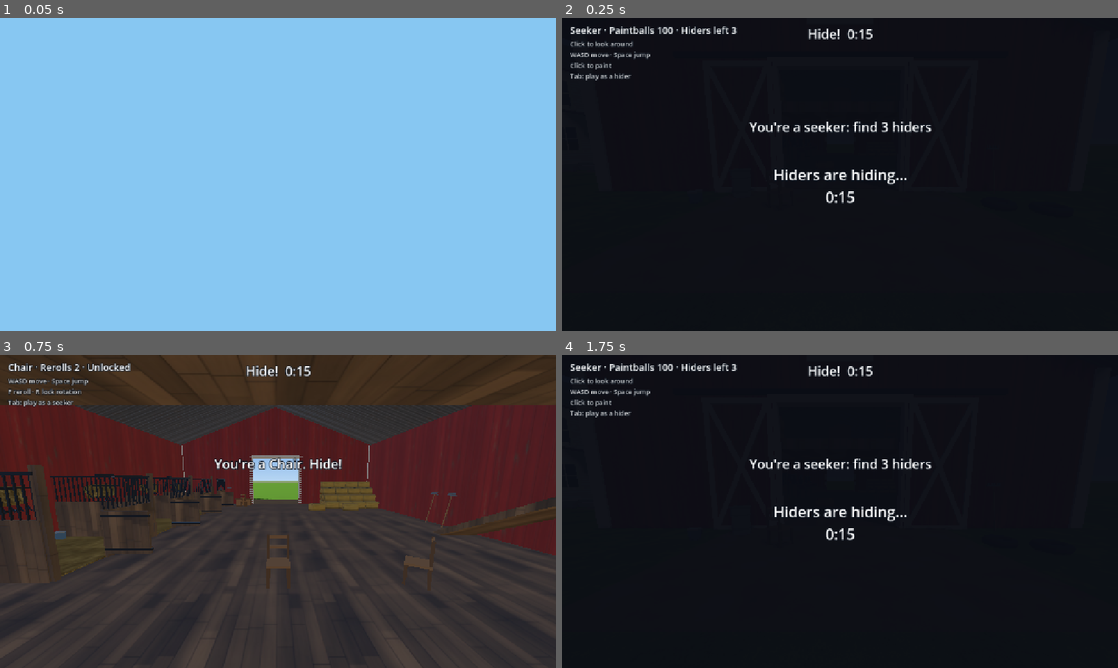
Above: before the commit, frames 1-4 (two rows, left to right).
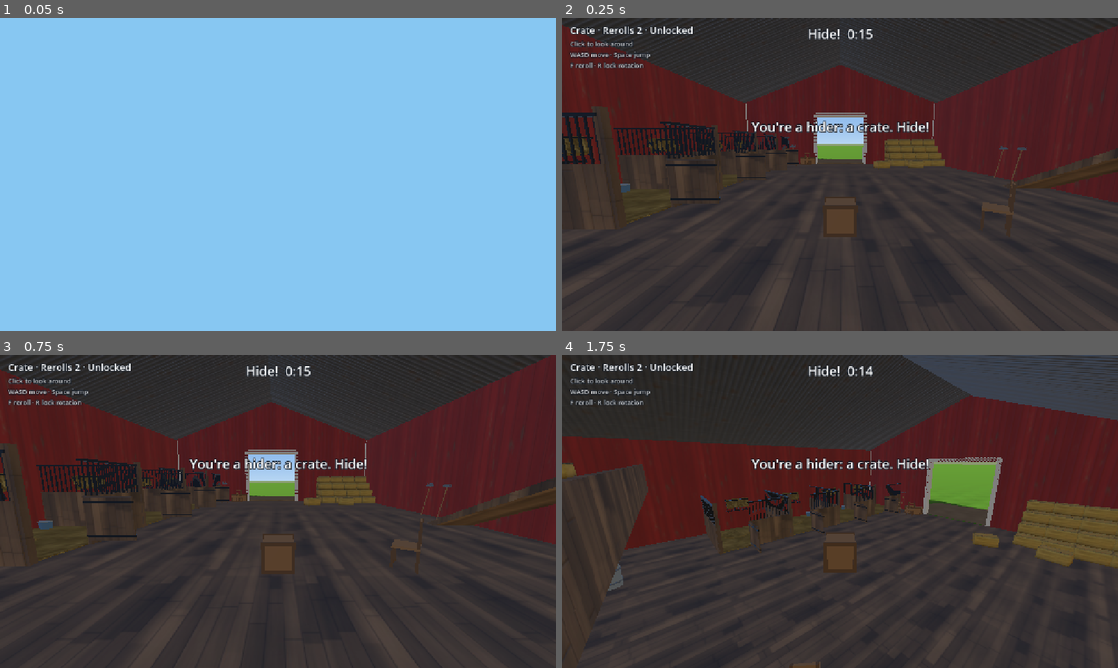
Above: after the commit, the same moments.

Repository: lukechn99/games
Game: Godot game, scene res://scenes/main.tscn
Same seed, same stepped clock (60 frames per second), same inputs: the game is played once before the commit and once after it.
Inputs (mouse positions are in pixels of both pictures, inside the frame that each line leads up to):
- Up to frame 1 (0.05 s): no input
- Up to frame 2 (0.25 s): no input
- Up to frame 3 (0.75 s): tap Enter at 0.5 s; move the mouse to (400, 495) at 0.52 s; hold D from 0.53 s (still down); tap Tab at 0.6 s; click (400, 495) at 0.67 s
- Up to frame 4 (1.75 s): tap Space at 0.77, 1.52 s; tap Enter at 1.25 s; move the mouse to (812, 511) at 1.27 s; release D at 1.28 s; hold W from 1.28 s (still down); tap Tab at 1.35 s

Frame 1 is identical in both runs. In frame 2, 96% of the frame differs, in the area x 0-100%, y 0-100%; in frame 3, 15%; in frame 4, 96%.

Commit message:
Hide and Seek: roles dealt at random, no switching
Seekers = (players + 1) / 3, at least 1, bots counted. Practice deals one
seeker among you and three bots each round; the Switch button and Tab are
gone (test links can still pick a side).

Co-Authored-By: Claude Opus 5.5 <noreply@anthropic.com>
Claude-Session: https://claude.ai/code/session_01KfLUHMrreBSAcTCA7XxcJz

Diff:
--- a/hideseek/scripts/controls.gd
+++ b/hideseek/scripts/controls.gd
@@ -49,7 +49,6 @@
 		_buttons["reroll"] = {"at": br, "r": 50 * u, "label": "Reroll"}
 		_buttons["lock"] = {"at": br + Vector2(-20, -140) * u, "r": 42 * u, "label": "Lock"}
 	_buttons["jump"] = {"at": br + Vector2(-150, 30) * u, "r": 46 * u, "label": "Jump"}
-	_buttons["switch_role"] = {"at": Vector2(s.x - 70 * u, 130 * u), "r": 34 * u, "label": "Switch"}
 	_stick_home = Vector2(150 * u, s.y - 150 * u)
 	queue_redraw()
 
@@ -91,7 +90,6 @@
 			KEY_SPACE: input.jump = true
 			KEY_F: input.reroll = true
 			KEY_R: input.lock = true
-			KEY_TAB: input.switch_role = true
 			KEY_ESCAPE: Input.mouse_mode = Input.MOUSE_MODE_VISIBLE
 	elif event is InputEventJoypadButton and event.pressed:
 		match event.button_index:
@@ -99,7 +97,6 @@
 			JOY_BUTTON_X: input.reroll = true
 			JOY_BUTTON_Y: input.lock = true
 			JOY_BUTTON_RIGHT_SHOULDER: input.fire = true
-			JOY_BUTTON_BACK: input.switch_role = true
 
 
 func _touch(e: InputEventScreenTouch) -> void:
--- a/hideseek/scripts/hud.gd
+++ b/hideseek/scripts/hud.gd
@@ -139,9 +139,9 @@
 	_marker_left -= delta
 	var touch := controls.touching
 	if me.role == "seeker":
-		_help.text = "" if touch else "Click to look around\nWASD move · Space jump\nClick to paint\nTab: play as a hider"
+		_help.text = "" if touch else "Click to look around\nWASD move · Space jump\nClick to paint"
 	else:
-		_help.text = "" if touch else "WASD move · Space jump\nF reroll · R lock rotation\nTab: play as a seeker"
+		_help.text = "" if touch else "Click to look around\nWASD move · Space jump\nF reroll · R lock rotation"
 
 
 ## The hider's warning (design 6): edges flash for WARNING seconds before
--- a/hideseek/scripts/main.gd
+++ b/hideseek/scripts/main.gd
@@ -1,7 +1,7 @@
 extends Node3D
-## H0 sandbox (design doc 16): the test barn, you as a seeker or a hider,
-## and three sandbox hiders sitting in hand-placed spots. Runs one round
-## after another; Tab (or Switch) changes sides.
+## Solo practice (design doc 16): the barn, you and three bots. Each round
+## deals the roles at random (one seeker among the four); bot hiders sit in
+## hand-placed spots. Runs one round after another.
 ##
 ## Test links: ?role=hider, ?hide=SECONDS, ?t=SECONDS (start the clock
 ## there), ?at=X,Z[,Y]&look=YAW,PITCH (degrees), ?seed=N, ?sparknow,
@@ -9,7 +9,7 @@
 ## (light levels with shadows on, for tuning).
 
 const SANDBOX_HIDE := 15.0       # the real game hides for 45 s
-const SANDBOX_HIDERS := 3
+const SANDBOX_BOTS := 3          # you + 3 bots: one seeker, three hiders
 
 var rules: HideRules
 var me: Player
@@ -31,7 +31,6 @@
 
 func _ready() -> void:
 	_query = _read_query()
-	role = "hider" if _query.get("role", "") == "hider" else "seeker"
 	Props.relief = _query.get("relief", "on") != "off"
 	TestBarn.environment(self, _query.get("shadows", "on") != "off", float(_query.get("sunscale", "-1")), float(_query.get("ambient", "-1")))
 	TestBarn.build(self)
@@ -75,8 +74,20 @@
 		var tmp = spots[i]
 		spots[i] = spots[j]
 		spots[j] = tmp
-	for i in SANDBOX_HIDERS:
-		var id := "hider%d" % (i + 1)
+	# Roles are dealt at random among you and the practice bots (no switching).
+	var everyone := ["me"]
+	for i in SANDBOX_BOTS:
+		everyone.append("bot%d" % (i + 1))
+	var seekers := HideRules.deal_seekers(everyone, _rng)
+	if _query.has("role"):                 # test links can still pick a side
+		seekers = ["bot1"] if _query["role"] == "hider" else ["me"]
+	role = "seeker" if seekers.has("me") else "hider"
+	var bot_hiders := everyone.filter(func(id): return id != "me" and not seekers.has(id))
+	for bot in everyone:
+		if bot != "me" and seekers.has(bot):
+			rules.add_seeker(bot)          # no seeker bots yet: it waits out the round
+	for i in bot_hiders.size():
+		var id: String = bot_hiders[i]
 		rules.add_hider(id)
 		rules.players[id]["prop"] = spots[i][0]
 		var h := Player.new()
@@ -121,7 +132,7 @@
 	while _next_burst < bursts.size() and bursts[_next_burst]["at"] <= t:
 		_next_burst += 1
 	_round_over_at = -1.0
-	hud.toast("You're a seeker: find %d hiders" % SANDBOX_HIDERS if role == "seeker" else "You're a %s. Hide!" % Props.display_name(me.kind))
+	hud.toast("You're a seeker: find %d hiders" % bot_hiders.size() if role == "seeker" else "You're a hider: a %s. Hide!" % Props.display_name(me.kind).to_lower(), 4.0)
 
 
 func _process(delta: float) -> void:
@@ -138,10 +149,6 @@
 	var ph := rules.phase(t)
 	me.frozen = me.role == "seeker" and ph == "hide"
 	var input := hud.controls.input
-	if input.take("switch_role"):
-		role = "hider" if role == "seeker" else "seeker"
-		_start_round()
-		return
 	if input.take("fire") and me.role == "seeker" and ph == "seek" and _fire_cool <= 0:
 		if rules.shoot("me"):
 			_fire_cool = 0.28
--- a/hideseek/scripts/player_input.gd
+++ b/hideseek/scripts/player_input.gd
@@ -8,7 +8,6 @@
 var fire := false            # seekers: paintball
 var reroll := false          # hiders
 var lock := false            # hiders
-var switch_role := false     # sandbox only
 
 
 ## Read a button press once.
--- a/hideseek/scripts/rules.gd
+++ b/hideseek/scripts/rules.gd
@@ -32,6 +32,23 @@
 	pool = prop_pool
 	seed = round_seed
 	_rng.seed = hash(["props", round_seed])
+
+
+## How many seekers for a room of `players` (bots count): about one for
+## every two or three hiders, never none (DESIGN 3).
+static func seeker_count(players: int) -> int:
+	return maxi(1, (players + 1) / 3)
+
+
+## Pick the seekers at random; everyone else hides. Roles are dealt, not
+## chosen (owner, 2026-11-25).
+static func deal_seekers(ids: Array, rng: RandomNumberGenerator) -> Array:
+	var pool := ids.duplicate()
+	pool.sort()
+	var out := []
+	for i in seeker_count(ids.size()):
+		out.append(pool.pop_at(rng.randi_range(0, pool.size() - 1)))
+	return out
 
 
 func add_hider(id: String) -> void:
--- a/hideseek/tests/run_tests.gd
+++ b/hideseek/tests/run_tests.gd
@@ -20,6 +20,7 @@
 	_test_prop_pool()
 	_test_rerolls()
 	_test_ammo_and_finding()
+	_test_dealing_roles()
 	_test_spark_schedule()
 	_test_paint_fade()
 	await _test_bale_jumps_onto_stack()
@@ -112,6 +113,24 @@
 	check(r2.winner(HideRules.HIDE_TIME + HideRules.SEEK_TIME) == "hiders", "hiders win when time runs out")
 
 
+func _test_dealing_roles() -> void:
+	var counts := []
+	for n in range(2, 11):
+		counts.append(HideRules.seeker_count(n))
+	check(counts == [1, 1, 1, 2, 2, 2, 3, 3, 3], "seekers for 2 to 10 players", str(counts))
+	var rng := RandomNumberGenerator.new()
+	var seen := {}
+	for i in 200:
+		rng.seed = i
+		var s := HideRules.deal_seekers(["me", "bot1", "bot2", "bot3"], rng)
+		check(s.size() == 1, "one seeker in four") if i == 0 else null
+		seen[s[0]] = seen.get(s[0], 0) + 1
+	check(seen.size() == 4 and seen.values().all(func(v): return v > 30), "every player can be dealt seeker, about evenly", str(seen))
+	rng.seed = 5
+	var big := HideRules.deal_seekers(["a", "b", "c", "d", "e", "f", "g", "h", "i"], rng)
+	check(big.size() == 3 and big.all(func(x): return big.count(x) == 1), "nine players: three different seekers", str(big))
+
+
 func _test_spark_schedule() -> void:
 	var r := HideRules.new(TestBarn.pool(), 3)
 	for id in ["a", "b", "c"]:
Not shown, changed: docs/hideseek/DESIGN.md
Not shown, changed: lib/games/hideseek/rules.ts
